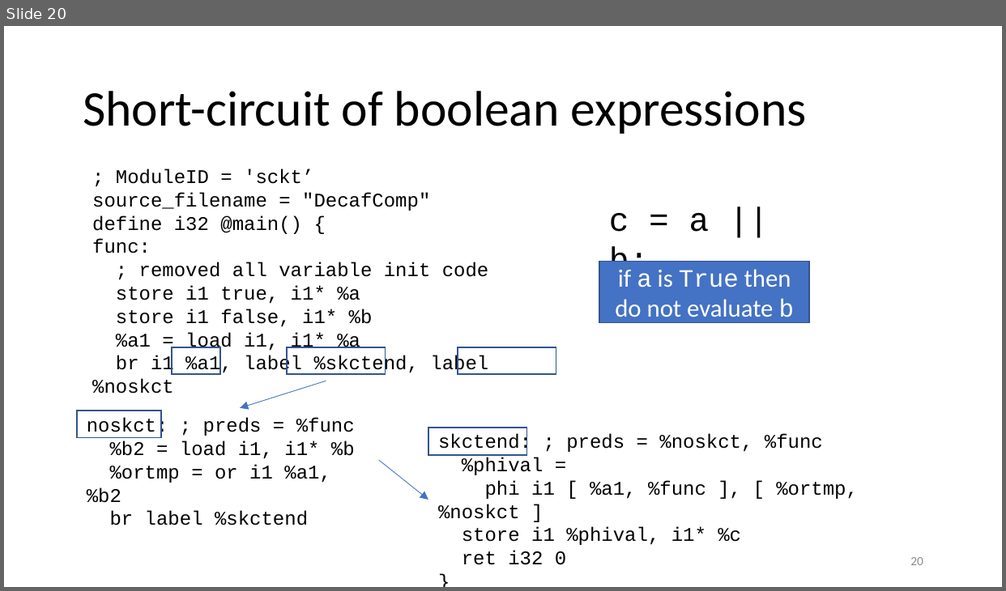
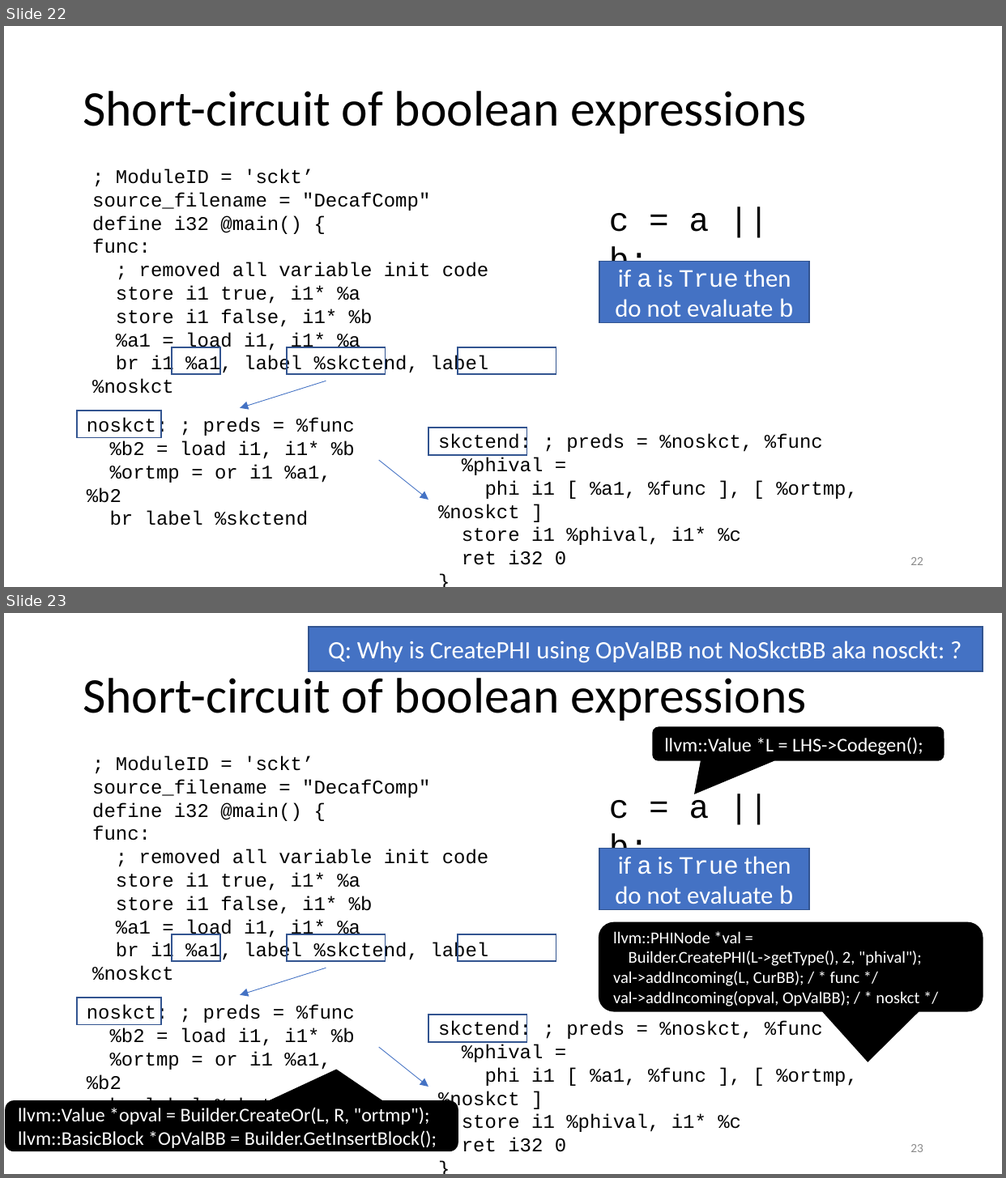
Before and after one commit to anoopsarkar/compilers-class, a slide deck: assets/ppt/codegen/decafLLVM.pptx. Shown one above the other, each under a label of ours: slide 20 before the commit, slides 22 and 23 after it. The pictures are 1006x591 and 1006x1178 pixels, drawn with LibreOffice and Linux fonts; fonts in the diff are those of the drawing. Boxes give left, top, right and bottom in pixels: in the first picture for what was removed or moved away, otherwise in the second. Text is boxed around its words. In the diff, an @@ line names an element or a change of style, - is before the commit and + after.

Commit message:
updated short circuit explanation

```diff
--- a/assets/ppt/codegen/decafLLVM.pptx
+++ b/assets/ppt/codegen/decafLLVM.pptx
@@ slide 23 added at <box>4,613,1002,1174</box>, background #FFFFFF @@
@@ rectangle added at <box>309,627,982,671</box>, fill #4472C4, outline #325491 1 pt, 18 pt, text #FFFFFF @@
+Q: Why is CreatePHI using OpValBB not NoSkctBB aka nosckt: ?
@@ title added at <box>83,671,807,721</box>, 36 pt, text #000000 @@
+Short-circuit of boolean expressions
@@ rounded speech box added at <box>653,728,943,760</box>, fill #000000, outline #000000 1 pt, 14 pt, text #FFFFFF @@
+llvm::Value *L = LHS->Codegen();
@@ text added at <box>92,756,489,981</box>, 14 pt, text #000000 @@
+; ModuleID = 'sckt’
+source_filename = "DecafComp"
+define i32 @main() {
+func:
+; removed all variable init code
+store i1 true, i1* %a
+store i1 false, i1* %b
+%a1 = load i1, i1* %a
+br i1 %a1, label %skctend, label %noskct
@@ text added at <box>609,794,710,867</box>, 24 pt, text #000000 @@
+c = a || b;
@@ rectangle added at <box>600,849,809,910</box>, fill #4472C4, outline #325491 1 pt, 18 pt, text #FFFFFF @@
+if a is True then do not evaluate b
@@ rounded speech box added at <box>599,922,982,1012</box>, fill #000000, outline #000000 1 pt, 12 pt, text #FFFFFF @@
+llvm::PHINode *val =
+Builder.CreatePHI(L->getType(), 2, "phival");
+val->addIncoming(L, CurBB); / * func */
+val->addIncoming(opval, OpValBB); / * noskct */
@@ rectangle added at <box>172,935,219,961</box>, outline #325491 1 pt @@
@@ rectangle added at <box>287,935,386,961</box>, outline #325491 1 pt @@
@@ rectangle added at <box>457,935,556,961</box>, outline #325491 1 pt @@
@@ arrow added from (326, 969) to (240, 995), #4472C4 0.5 pt @@
@@ rectangle added at <box>77,999,162,1025</box>, outline #325491 1 pt @@
@@ text added at <box>87,1005,355,1118</box>, 14 pt, text #000000 @@
+noskct: ; preds = %func
+%b2 = load i1, i1* %b
+%ortmp = or i1 %a1, %b2
+br label %skctend
@@ rectangle added at <box>428,1015,527,1042</box>, outline #325491 1 pt @@
@@ text added at <box>438,1021,858,1152</box>, 14 pt, text #000000 @@
+skctend: ; preds = %noskct, %func
+%phival =
+phi i1 [ %a1, %func ], [ %ortmp, %noskct ]
+store i1 %phival, i1* %c
+ret i32 0
+}
@@ arrow added from (379, 1047) to (428, 1087), #4472C4 0.5 pt @@
@@ rounded speech box added at <box>6,1101,458,1151</box>, fill #000000, outline #000000 1 pt, 14 pt, text #FFFFFF @@
+llvm::Value *opval = Builder.CreateOr(L, R, "ortmp");
+llvm::BasicBlock *OpValBB = Builder.GetInsertBlock();
@@ page number added at <box>910,1144,923,1152</box>, 9 pt, text #8C8C8C @@
+23
@@ what was slide 20 is now slide 22 @@
@@ page number at <box>910,557,923,565</box>: text changed @@
-20
+22
```
Also in this commit, not shown: 1 other file.
